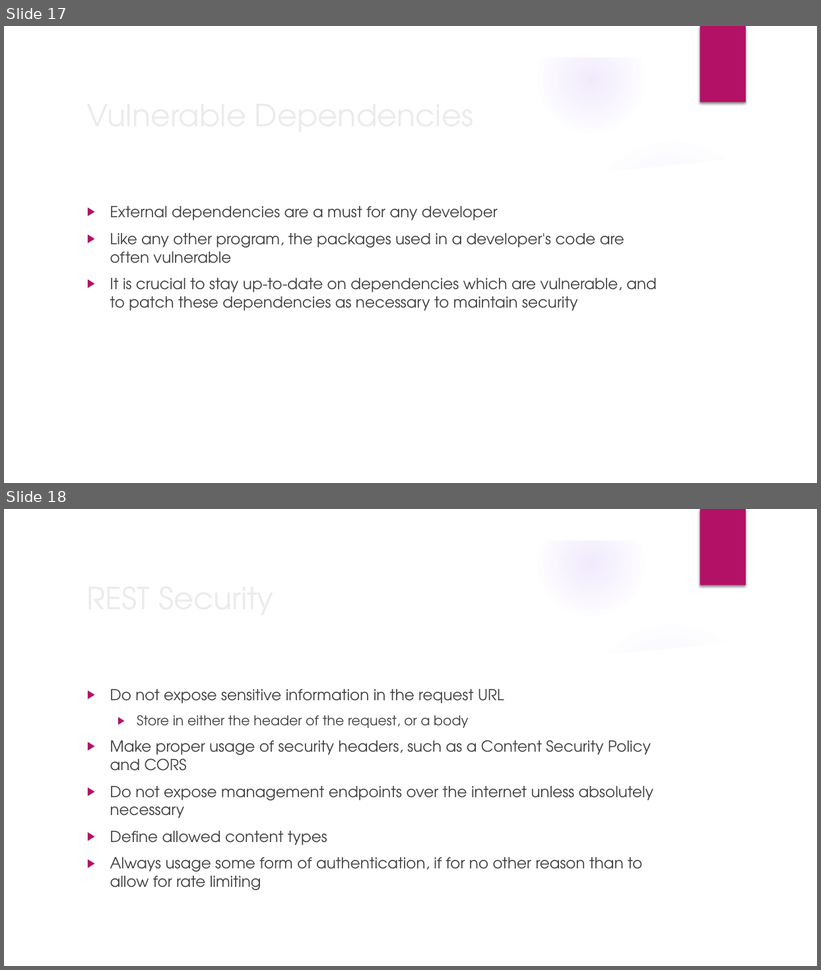
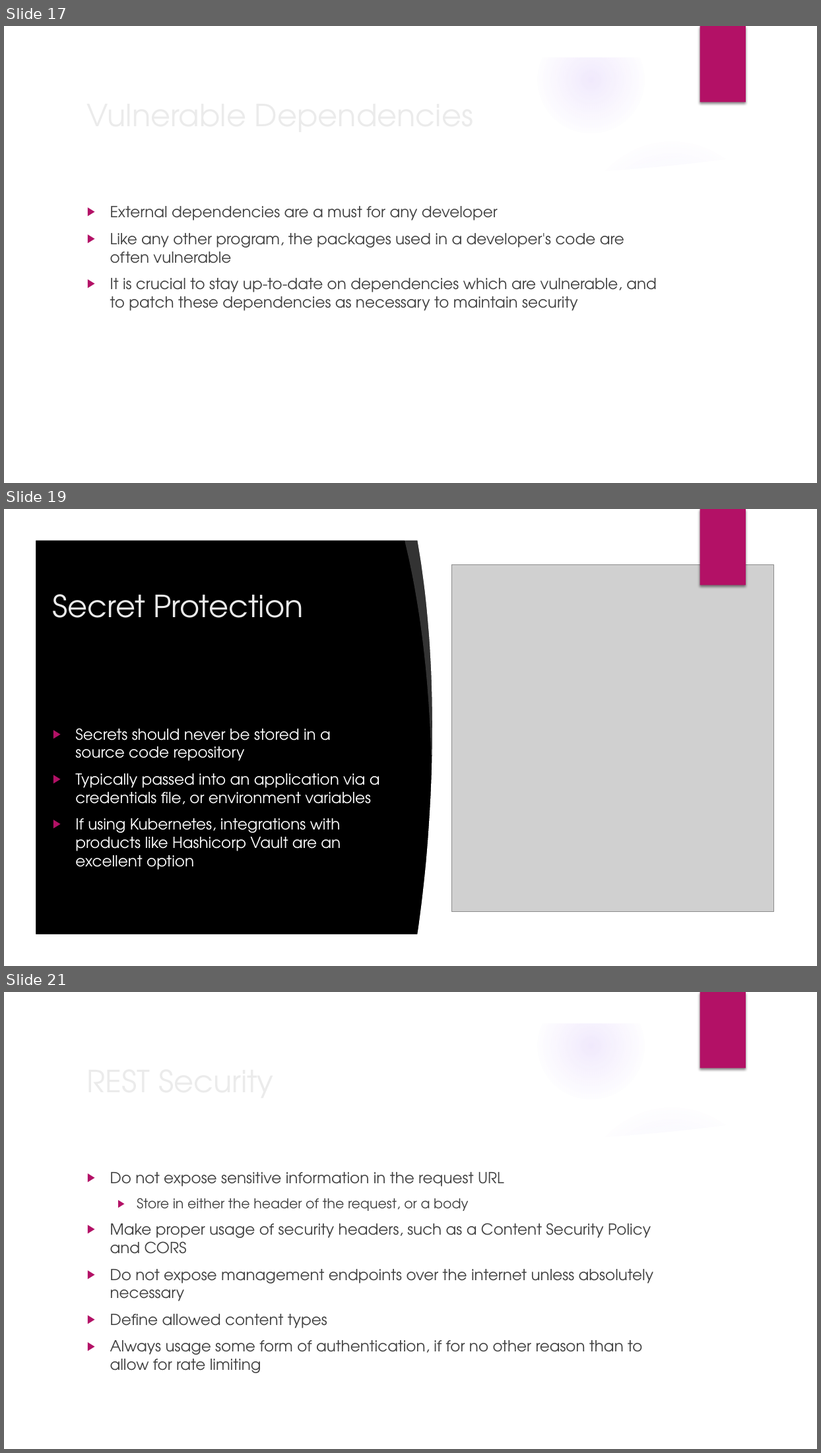
Before and after one commit to nicleary/The-Missing-Semester-CSUOhio, a slide deck: lessons/Fundamental_Concepts_of_AppSec/AppSecLecture.pptx. Shown one above the other, each under a label of ours: slides 17 and 18 before the commit, slides 17, 19 and 21 after it; the slides between them are not shown. The pictures are 821x970 and 821x1453 pixels, drawn with LibreOffice and Linux fonts; fonts in the diff are those of the drawing; grey boxes stand for pictures; background and template pictures are left out. Boxes give left, top, right and bottom in pixels: in the first picture for what was removed or moved away, otherwise in the second. Text is boxed around its words. In the diff, an @@ line names an element or a change of style, - is before the commit and + after.

```diff
--- a/lessons/Fundamental_Concepts_of_AppSec/AppSecLecture.pptx
+++ b/lessons/Fundamental_Concepts_of_AppSec/AppSecLecture.pptx
@@ slide 19 added at (4,509,817,966), background picture (left out); not listed: 4 template elements that a slide beside it also shows @@
@@ freeform shape added at (4,509,817,966), fill #000000 @@
@@ freeform shape added at (4,509,817,966), fill #FFFFFF @@
@@ rectangle added at (700,509,746,586), fill #B31166 @@
@@ freeform shape added at (404,535,451,757), fill #FFFFFF at 20% opacity @@
@@ freeform shape added at (417,536,789,940), fill #FFFFFF @@
@@ picture added at (451,564,774,912) @@
@@ title added at (53,594,304,618), 36 pt, text #EBEBEB @@
+Secret Protection
@@ freeform shape added at (570,611,792,677), fill #000000 at 20% opacity @@
@@ freeform shape added at (34,634,787,936), fill #000000 @@
@@ text added at (75,728,380,870), 18 pt, text #FFFFFF @@
+▶ Secrets should never be stored in a source code repository
+▶ Typically passed into an application via a credentials file, or environment variables
+▶ If using Kubernetes, integrations with products like Hashicorp Vault are an excellent option
@@ what was slide 18 is now slide 21 @@
```
Also in this commit, not shown: 3 other slides added, 11 other files.
